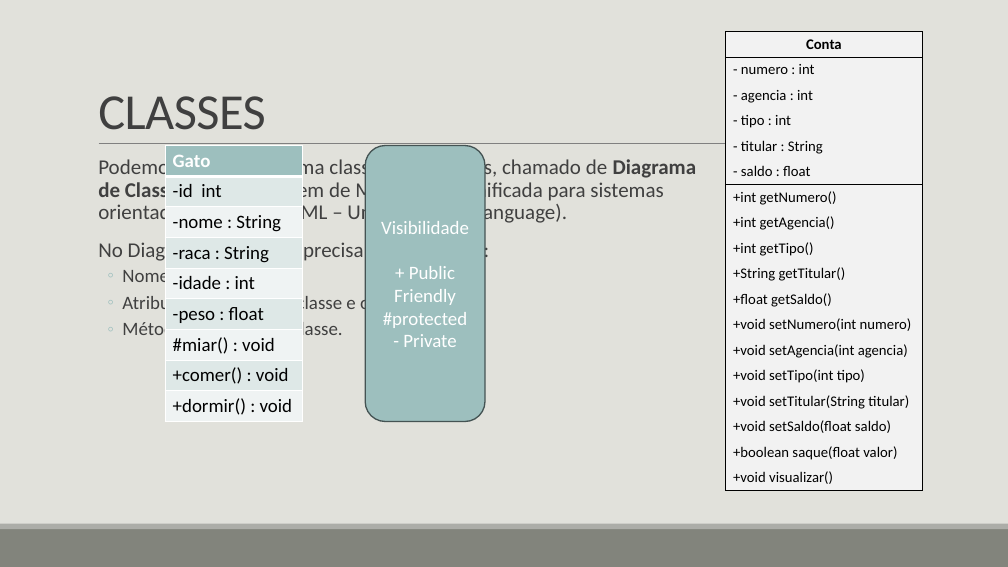
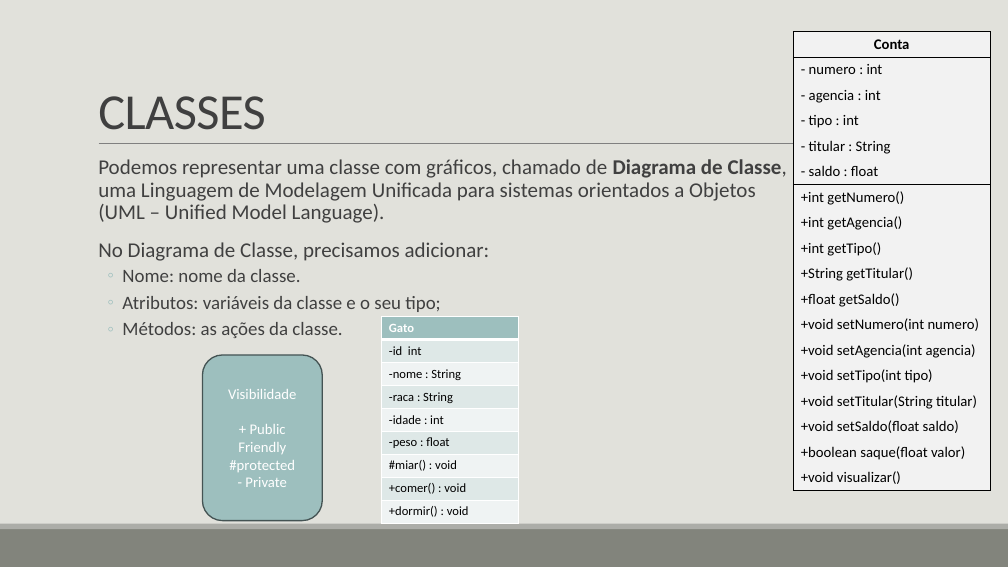
Before and after one commit to LucasHerculanoAmaro/Minhas-Aulas, a slide deck: slide 10 of Euripedes Simões de Paula/Java/Programação Orientada a Objetos/Programação Orientada a Objetos.pptx. Drawn at 1008x567 pixels with LibreOffice and Linux fonts; fonts in the diff are those of the drawing. Boxes give left, top, right and bottom in pixels: in the first picture for what was removed or moved away, otherwise in the second. Text is boxed around its words. In the diff, an @@ line names an element or a change of style, - is before the commit and + after.

```diff
--- a/Euripedes Simões de Paula/Java/Programação Orientada a Objetos/Programação Orientada a Objetos.pptx
+++ b/Euripedes Simões de Paula/Java/Programação Orientada a Objetos/Programação Orientada a Objetos.pptx
@@ table: place and size @@
-table at (726, 32, 923, 488)
+table at (793, 32, 990, 488)
@@ text "Podemos representar uma classe com ..." rewrapped from (98, 157, 697, 341) to (98, 159, 787, 338) @@
@@ table at (382, 317, 520, 521) @@
@@ size 18 to 12 pt @@
@@ table: place and size @@
-table at (165, 146, 302, 422)
+table at (382, 317, 520, 521)
@@ rounded rectangle "Visibilidade": place and size @@
-rounded rectangle "Visibilidade" at (365, 146, 485, 422)
+rounded rectangle "Visibilidade" at (203, 355, 322, 521)
@@ rounded rectangle "Visibilidade" at (203, 355, 322, 521): size 18 to 14 pt @@
```
Also in this commit, not shown: 1 slide added, 1 other file.
